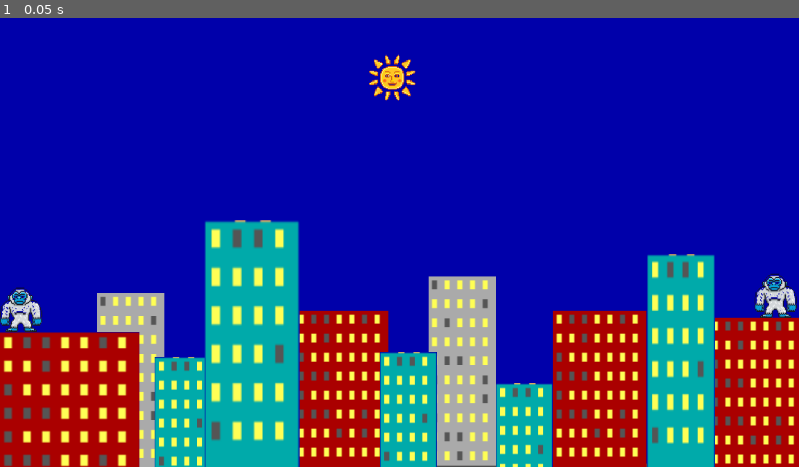
Above: before the commit, frame 1.
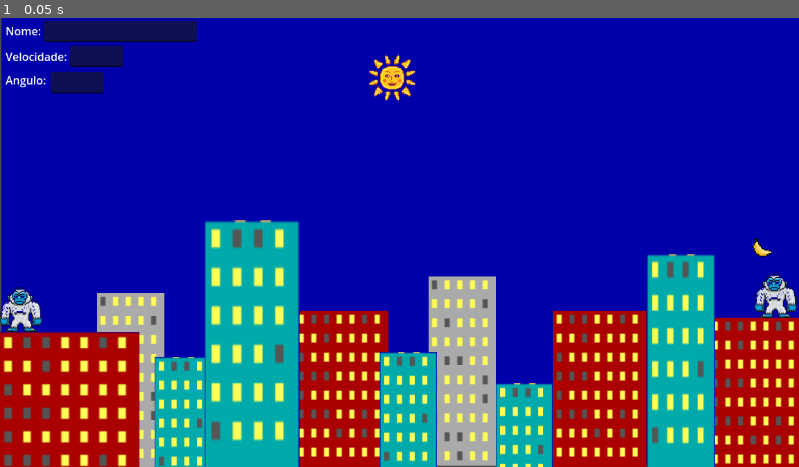
Above: after the commit, the same moment.

Repository: devkaike/Jogo-Gorila.bas
Game: Godot game, scene res://node_2d.tscn
Same seed, same stepped clock (60 frames per second), same inputs: the game is played once before the commit and once after it.
Inputs:
- Up to frame 1 (0.05 s): no input

The runs differ from the first frame. In frame 1, 2.0% of the frame differs, in the area x 0-97%, y 0-100%.

Commit message:
add input text e a banana

Diff:
--- /dev/null
+++ b/character_body_2d_2.gd
@@ -0,0 +1,25 @@
+extends CharacterBody2D
+
+@onready var line_edit: LineEdit = $nomeInput
+@onready var label: Label = $nome
+
+@onready var velocidadeInput: LineEdit = $velocidadeInput
+@onready var velocidade: Label = $Velocidade
+
+@onready var anguloInput: LineEdit = $anguloInput
+@onready var angulo: Label = $Angulo
+
+func _ready():
+	line_edit.text_submitted.connect(_on_nome_input_entered)
+	velocidadeInput.text_submitted.connect(_on_velocidade_input_entered)
+	anguloInput.text_submitted.connect(_on_angulo_input_entered)
+
+
+func _on_nome_input_entered(nome1: String) -> void:
+	print("Nome: " + nome1)
+
+func _on_velocidade_input_entered(velocidade2: String) -> void:
+	print("Velocidade: " + velocidade2)
+
+func _on_angulo_input_entered(angulo1: String) -> void:
+	print("Angulo: " + angulo1)
--- a/node_2d.tscn
+++ b/node_2d.tscn
@@ -1,10 +1,12 @@
-[gd_scene load_steps=20 format=3 uid="uid://1a7ymbjxlk65"]
+[gd_scene load_steps=23 format=3 uid="uid://1a7ymbjxlk65"]
 
 [ext_resource type="Texture2D" uid="uid://bdntql3i1i3ai" path="res://Gorila.png" id="1_hw2kq"]
 [ext_resource type="Texture2D" uid="uid://u5w1ox56srxf" path="res://fundo do jogo.png" id="2_bouhm"]
 [ext_resource type="Texture2D" uid="uid://baj6g7x0ykudi" path="res://Sol.png" id="3_0ha6x"]
 [ext_resource type="Texture2D" uid="uid://bq4gyiennwc5c" path="res://Captura de tela 2024-09-27 100501.png" id="3_to5j7"]
+[ext_resource type="Script" path="res://character_body_2d_2.gd" id="4_sce12"]
 [ext_resource type="Texture2D" uid="uid://bpv0sjef86puw" path="res://Captura de tela 2024-09-27 100947.png" id="4_w4eev"]
+[ext_resource type="Texture2D" uid="uid://c6ydl506ppo65" path="res://Banana.png" id="4_xa4er"]
 [ext_resource type="Texture2D" uid="uid://y1613mwoarr3" path="res://Captura de tela 2024-09-27 100816.png" id="5_mjlne"]
 
 [sub_resource type="RectangleShape2D" id="RectangleShape2D_gkikg"]
@@ -13,6 +15,9 @@
 [sub_resource type="CircleShape2D" id="CircleShape2D_wg74e"]
 radius = 34.0
 
+[sub_resource type="RectangleShape2D" id="RectangleShape2D_bb48p"]
+size = Vector2(29, 27)
+
 [sub_resource type="RectangleShape2D" id="RectangleShape2D_u50ft"]
 size = Vector2(96, 270)
 
@@ -53,7 +58,7 @@
 
 [node name="FundoDoJogo" type="Sprite2D" parent="CharacterBody2D"]
 visibility_layer = 2
-position = Vector2(577, 320)
+position = Vector2(582, 322)
 scale = Vector2(7.24375, 6.88298)
 texture = ExtResource("2_bouhm")
 
@@ -89,8 +94,33 @@
 position = Vector2(566, 87)
 shape = SubResource("CircleShape2D_wg74e")
 
+[node name="Banana2" type="CharacterBody2D" parent="."]
+platform_floor_layers = 4294967294
+
+[node name="Banana" type="Sprite2D" parent="Banana2"]
+position = Vector2(1099, 331)
+scale = Vector2(0.122951, 0.131336)
+texture = ExtResource("4_xa4er")
+
+[node name="CollisionShape2D" type="CollisionShape2D" parent="Banana2"]
+position = Vector2(1100, 331)
+shape = SubResource("RectangleShape2D_bb48p")
+
+[node name="Banana3" type="CharacterBody2D" parent="."]
+platform_floor_layers = 4294967294
+
+[node name="Banana" type="Sprite2D" parent="Banana3"]
+position = Vector2(1099, 331)
+scale = Vector2(0.122951, 0.131336)
+texture = ExtResource("4_xa4er")
+
+[node name="CollisionShape2D" type="CollisionShape2D" parent="Banana3"]
+position = Vector2(36, 407)
+shape = SubResource("RectangleShape2D_bb48p")
+
 [node name="CharacterBody2D2" type="CharacterBody2D" parent="."]
 platform_floor_layers = 4294967294
+script = ExtResource("4_sce12")
 
 [node name="Gorila" type="Sprite2D" parent="CharacterBody2D2"]
 top_level = true
@@ -102,6 +132,45 @@
 top_level = true
 position = Vector2(32, 423)
 shape = SubResource("RectangleShape2D_gkikg")
+
+[node name="nome" type="Label" parent="CharacterBody2D2"]
+offset_left = 8.0
+offset_top = 7.0
+offset_right = 79.0
+offset_bottom = 38.0
+text = "Nome: "
+
+[node name="Velocidade" type="Label" parent="CharacterBody2D2"]
+offset_left = 8.0
+offset_top = 44.0
+offset_right = 101.0
+offset_bottom = 75.0
+text = "Velocidade: "
+
+[node name="Angulo" type="Label" parent="CharacterBody2D2"]
+offset_left = 8.0
+offset_top = 78.0
+offset_right = 101.0
+offset_bottom = 109.0
+text = "Angulo: "
+
+[node name="nomeInput" type="LineEdit" parent="CharacterBody2D2"]
+offset_left = 63.0
+offset_top = 4.0
+offset_right = 284.0
+offset_bottom = 35.0
+
+[node name="velocidadeInput" type="LineEdit" parent="CharacterBody2D2"]
+offset_left = 101.0
+offset_top = 40.0
+offset_right = 178.0
+offset_bottom = 71.0
+
+[node name="anguloInput" type="LineEdit" parent="CharacterBody2D2"]
+offset_left = 73.0
+offset_top = 78.0
+offset_right = 150.0
+offset_bottom = 109.0
 
 [node name="CharacterBody2D3" type="CharacterBody2D" parent="."]
 
